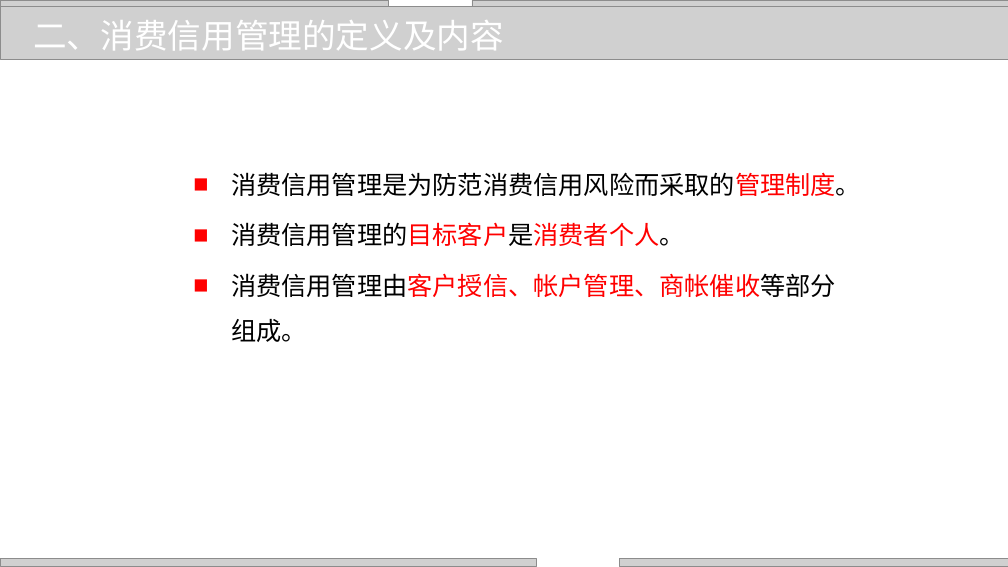
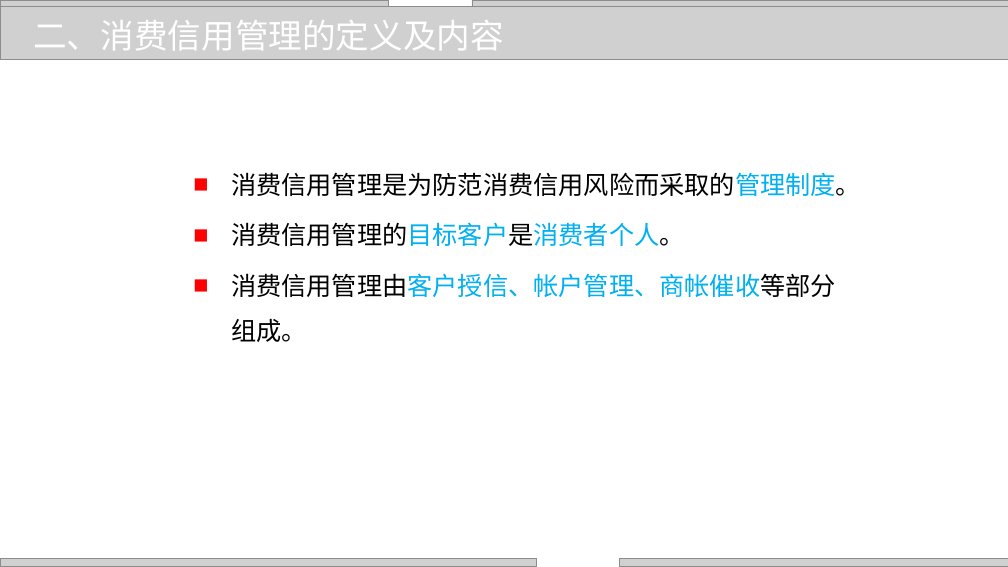
Before and after one commit to zhangjianzhang/internet_credit, a slide deck: slide 5 of files/slides/lecture_15.pptx. Drawn at 1008x567 pixels with LibreOffice and Linux fonts; fonts in the diff are those of the drawing; grey boxes stand for pictures; background and template pictures are left out. Boxes give left, top, right and bottom in pixels: in the first picture for what was removed or moved away, otherwise in the second. Text is boxed around its words. In the diff, an @@ line names an element or a change of style, - is before the commit and + after.

```diff
--- a/files/slides/lecture_15.pptx
+++ b/files/slides/lecture_15.pptx
@@ text "消费信用管理是为防范消费信用风险而采取的管理制度。" at bbox=[231, 172, 861, 342]: text colour #FF0000 to #00B0F0 in "消费信用管理是为防范消费信用风险而采取的管理制度。", "消费信用管理的目标客户是消费者个人。", "消费信用管理由客户授信、帐户管理、商帐催收等部分组成。" @@
```
Also in this commit, not shown: 5 other slides changed, 6 other files.
